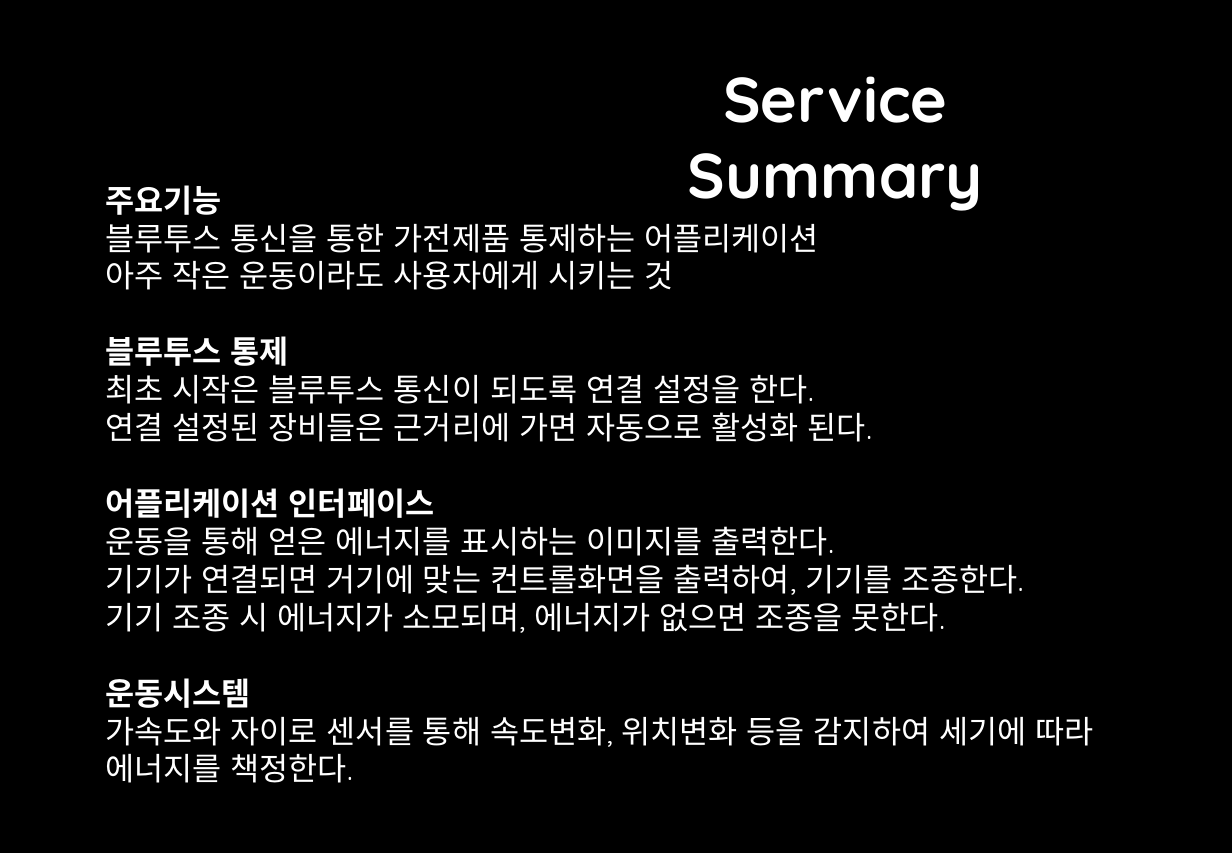
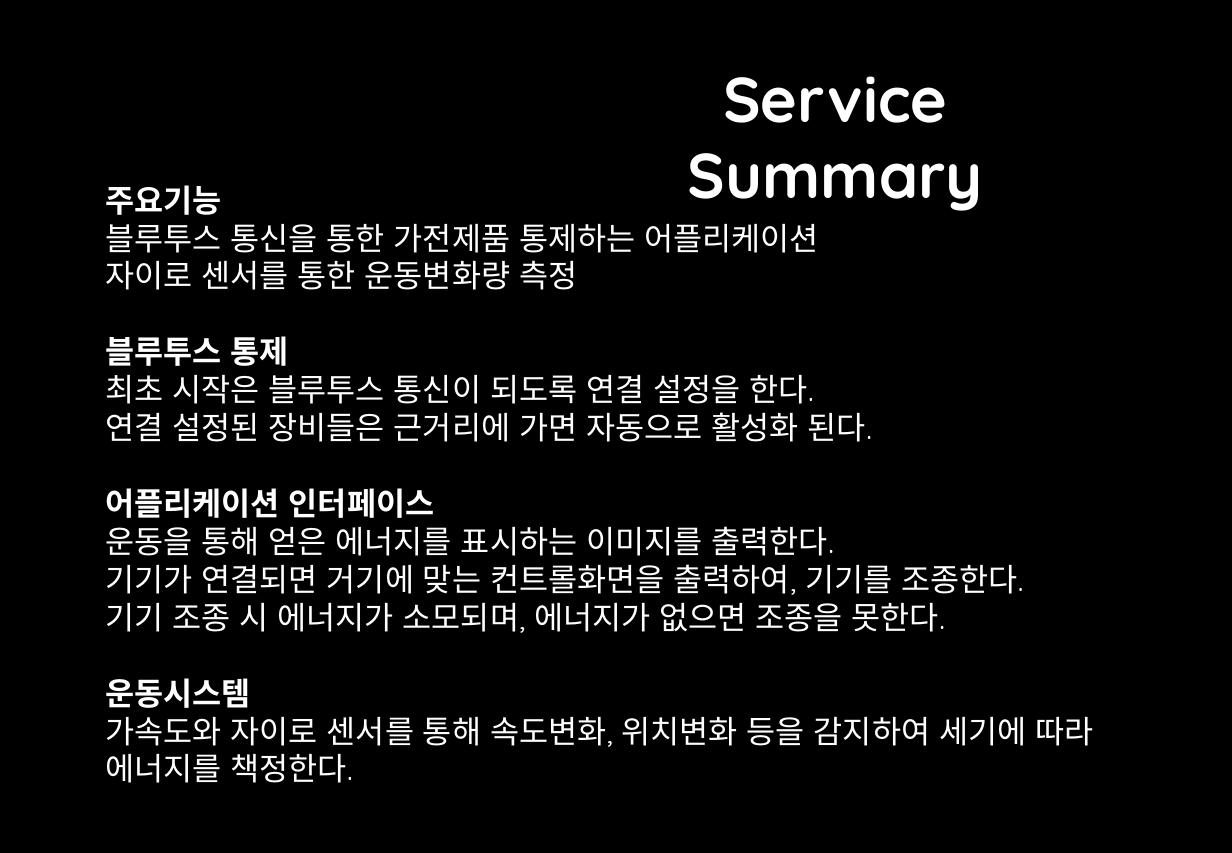
Before and after one commit to klustar/exOSS, a slide deck: slide 4 of 4주차/스마트서비스.pptx (slide 3 before the commit). Drawn at 1232x853 pixels with LibreOffice and Linux fonts; fonts in the diff are those of the drawing; background and template pictures are left out. Boxes give left, top, right and bottom in pixels: in the first picture for what was removed or moved away, otherwise in the second. Text is boxed around its words. In the diff, an @@ line names an element or a change of style, - is before the commit and + after.

```diff
--- a/4주차/스마트서비스.pptx
+++ b/4주차/스마트서비스.pptx
@@ text at (x1=105, y1=260, x2=577, y2=290): text changed @@
-아주 작은 운동이라도 사용자에게 시키는 것
+자이로 센서를 통한 운동변화량 측정
```
Also in this commit, not shown: 1 other slide changed, 2 slides added, 3 other files.
